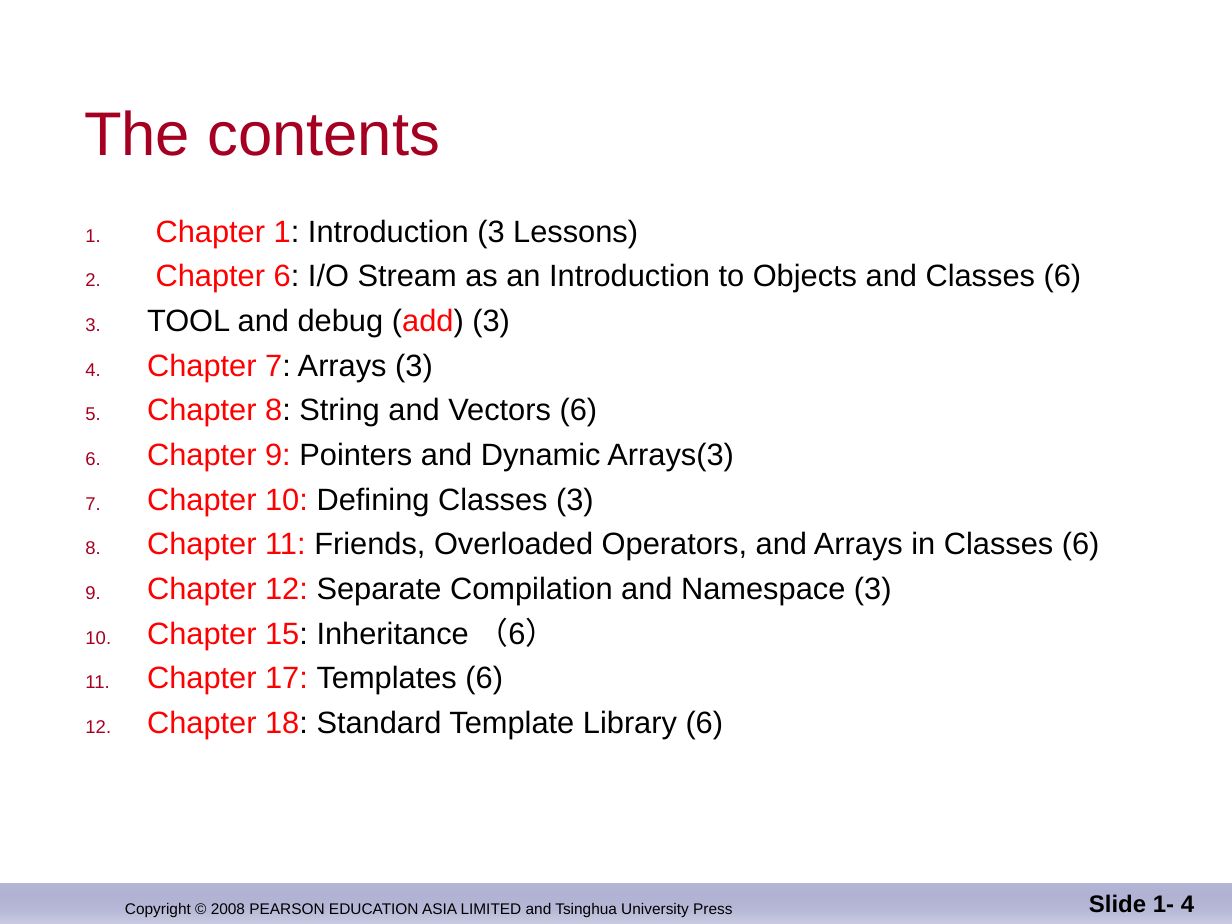
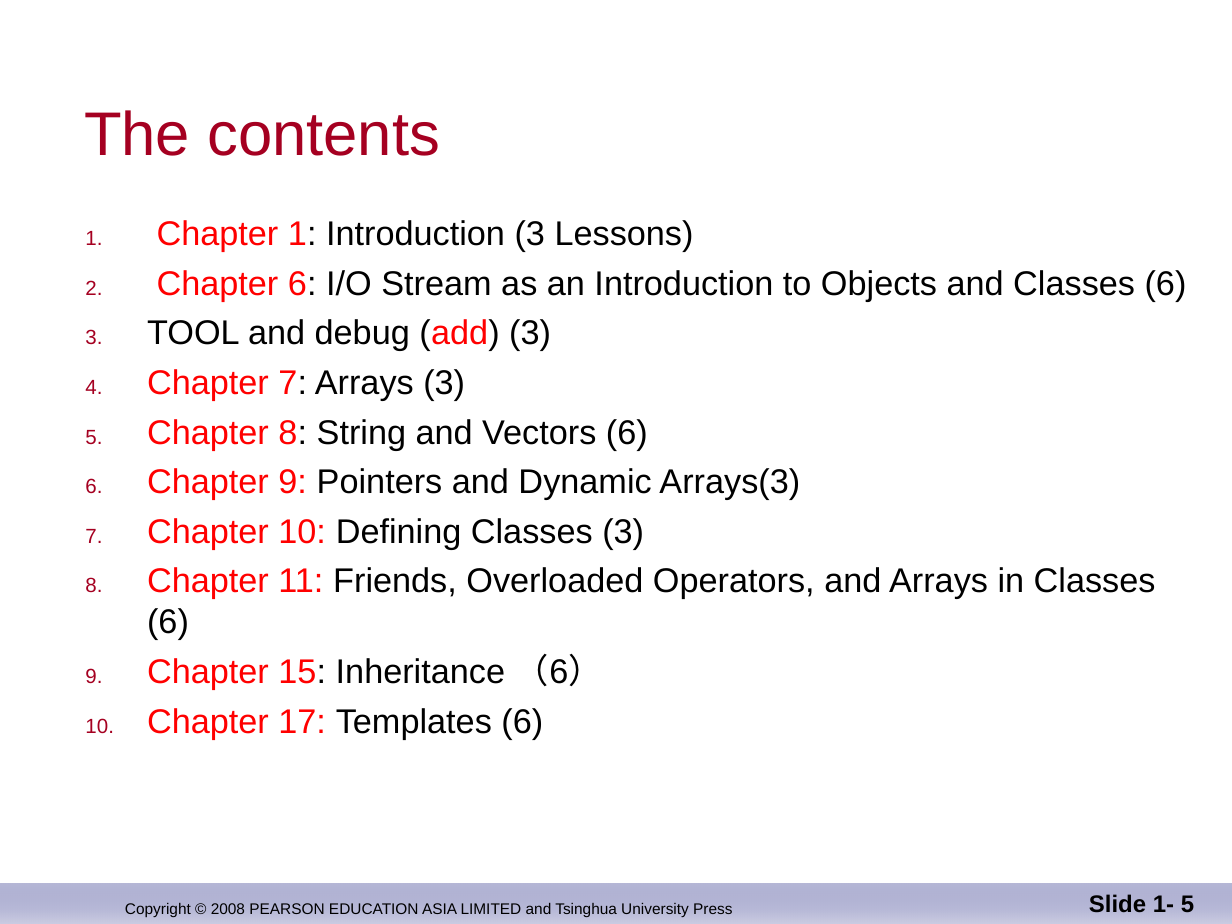
Before and after one commit to djuanbei/CPLUSPLUS, a slide deck: slide 5 of ppt/ch_01.ppt (slide 4 before the commit). Drawn at 1232x924 pixels with LibreOffice and Linux fonts; fonts in the diff are those of the drawing; background and template pictures are left out. Boxes give left, top, right and bottom in pixels: in the first picture for what was removed or moved away, otherwise in the second. Text is boxed around its words. In the diff, an @@ line names an element or a change of style, - is before the commit and + after.

Commit message:
ok

```diff
--- a/ppt/ch_01.ppt
+++ b/ppt/ch_01.ppt
@@ text "Chapter 1: Introduction (3 Lessons)" at [147, 220, 1187, 739]: size 18 to 20 pt @@
@@ text at [147, 576, 892, 605]: paragraph removed @@
-9. Chapter 12: Separate Compilation and Namespace (3)
@@ text at [147, 710, 724, 739]: paragraph removed @@
-12. Chapter 18: Standard Template Library (6)
@@ page number at [1089, 894, 1194, 913]: text changed @@
-Slide 1- 4
+Slide 1- 5
```
Also in this commit, not shown: 2 other slides changed, 2 slides added, 3 slides removed.
